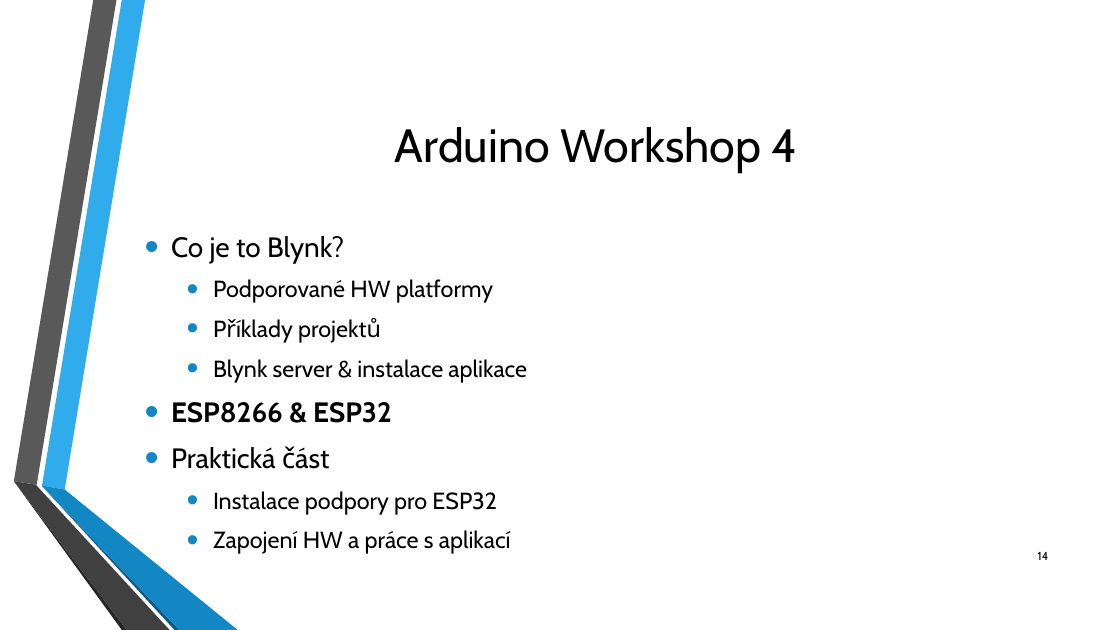
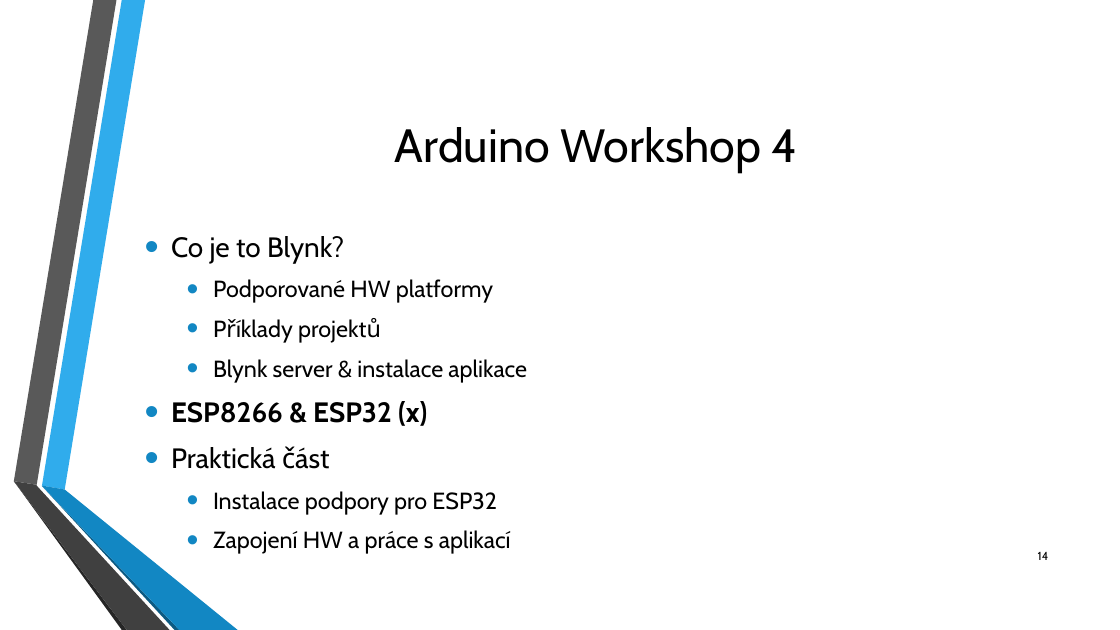
Before and after one commit to fablab-brno/Arduino-Akademie, a slide deck: slide 14 of Workshop 4/Arduino_Workshop_FabLab_4.pptx. Drawn at 1120x630 pixels with LibreOffice and Linux fonts; fonts in the diff are those of the drawing; background and template pictures are left out. Boxes give left, top, right and bottom in pixels: in the first picture for what was removed or moved away, otherwise in the second. Text is boxed around its words. In the diff, an @@ line names an element or a change of style, - is before the commit and + after.

```diff
--- a/Workshop 4/Arduino_Workshop_FabLab_4.pptx
+++ b/Workshop 4/Arduino_Workshop_FabLab_4.pptx
@@ text at [171,401,427,426]: text changed @@
-• ESP8266 & ESP32
+• ESP8266 & ESP32 (x)
```
Also in this commit, not shown: 13 other slides changed, 4 slides added, 1 slide removed, 2 other files.
